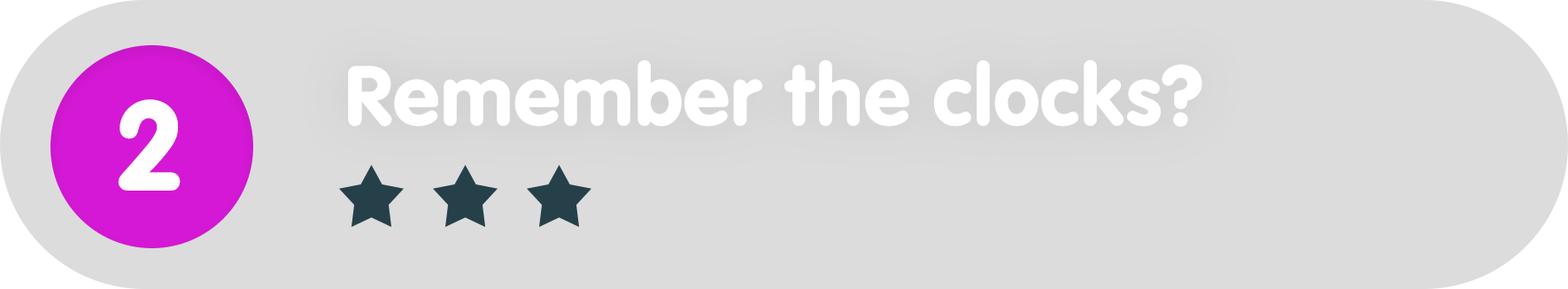
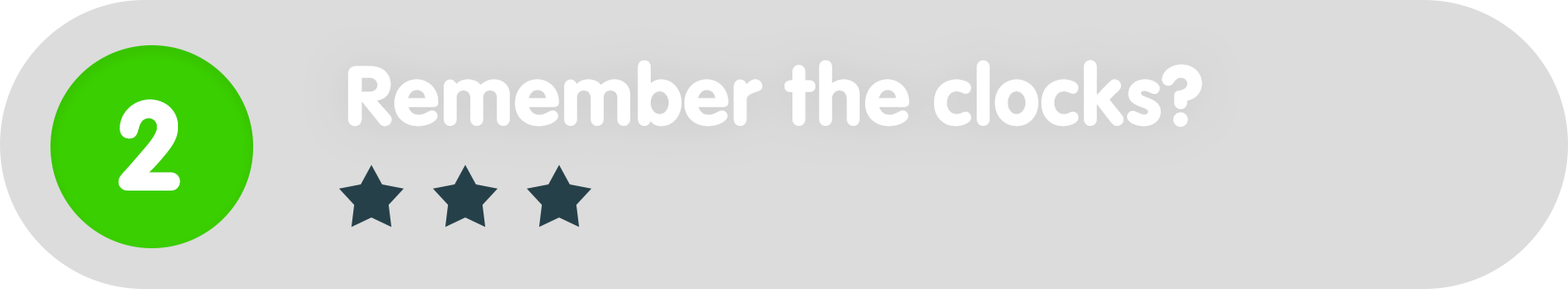
Comparing the layer stacks of the two (1568, 289) images. Changes:
painted on "Ellipse_green" over [50, 45, 254, 248]
